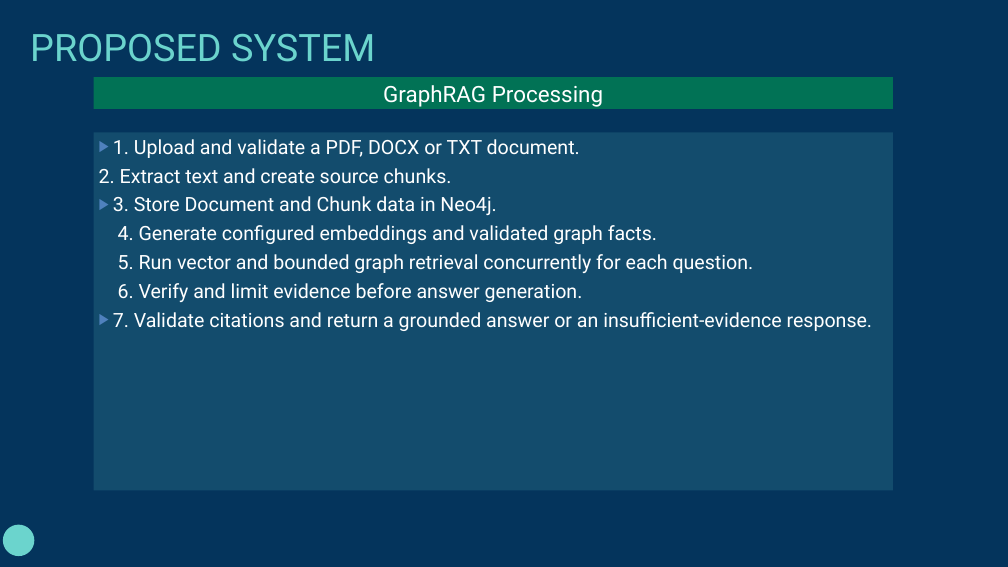
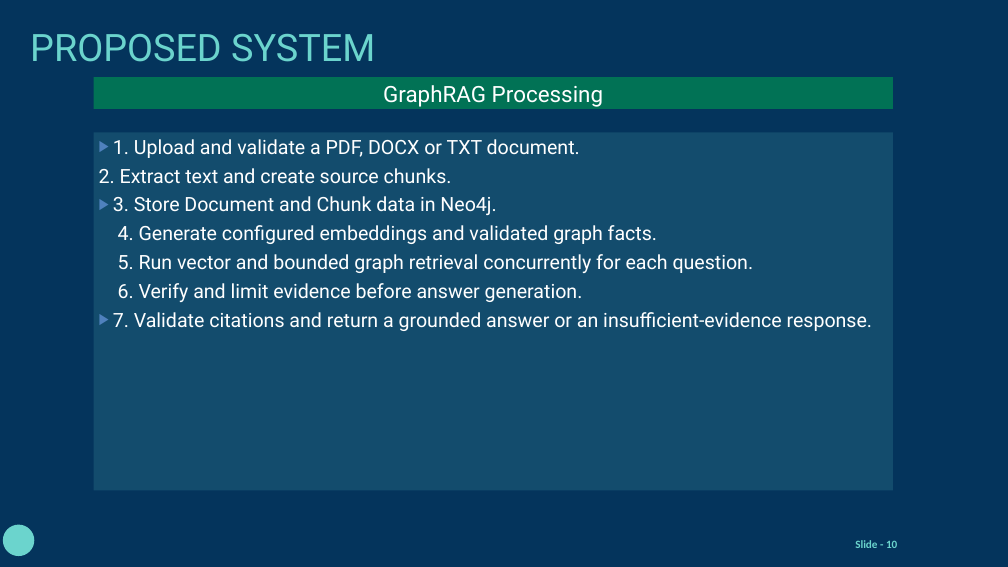
Before and after one commit to kabilan386/ai-powered-knowledge-graph-assistant, a slide deck: slide 10 of presentations/GraphRAG_Project_Viva_Template.pptx. Drawn at 1008x567 pixels with LibreOffice and Linux fonts; fonts in the diff are those of the drawing; background and template pictures are left out. Boxes give left, top, right and bottom in pixels: in the first picture for what was removed or moved away, otherwise in the second. Text is boxed around its words. In the diff, an @@ line names an element or a change of style, - is before the commit and + after.

```diff
--- a/presentations/GraphRAG_Project_Viva_Template.pptx
+++ b/presentations/GraphRAG_Project_Viva_Template.pptx
@@ text added at <box>855,540,897,548</box>, 16 pt, text #6BD4CD, bold @@
+Slide - 10
```
Also in this commit, not shown: 14 other slides changed, 1 other file.
